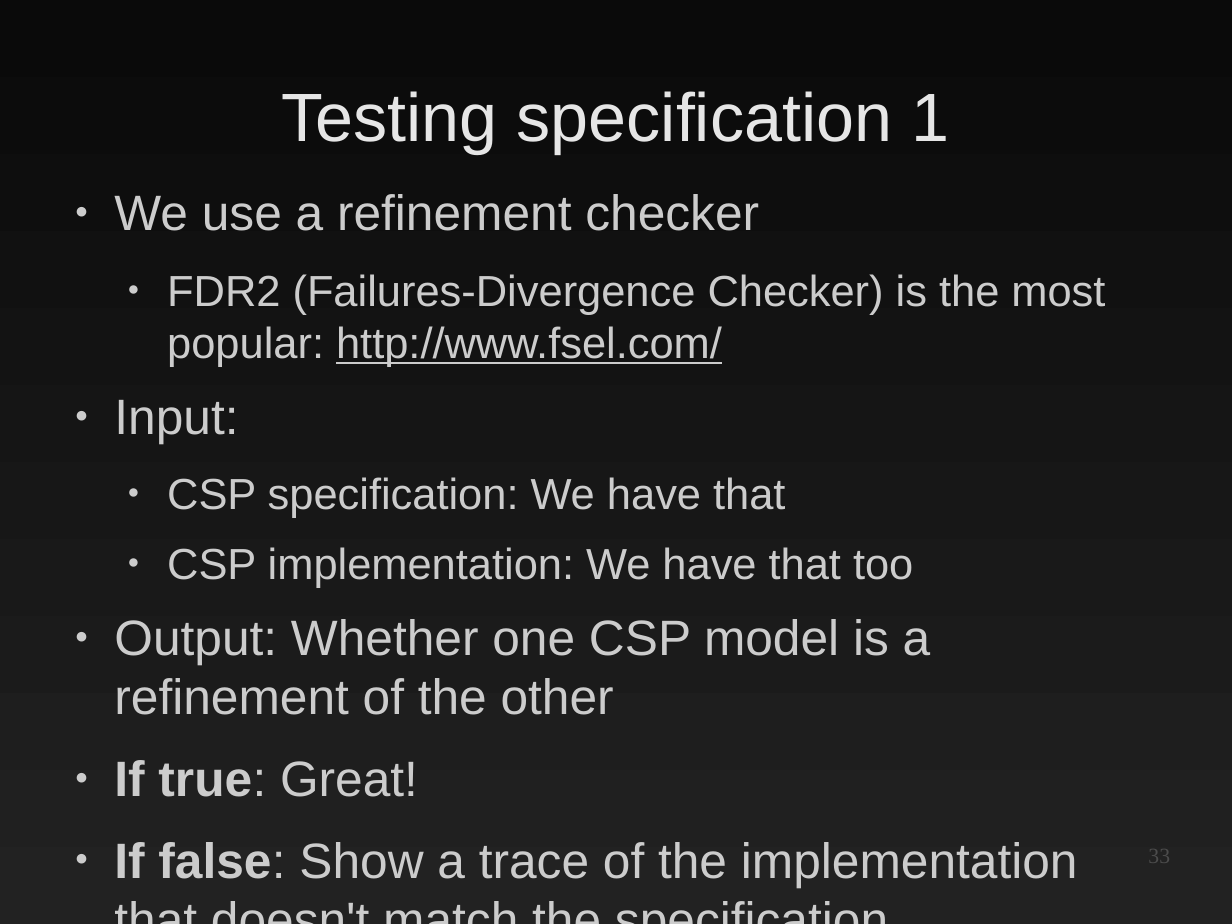
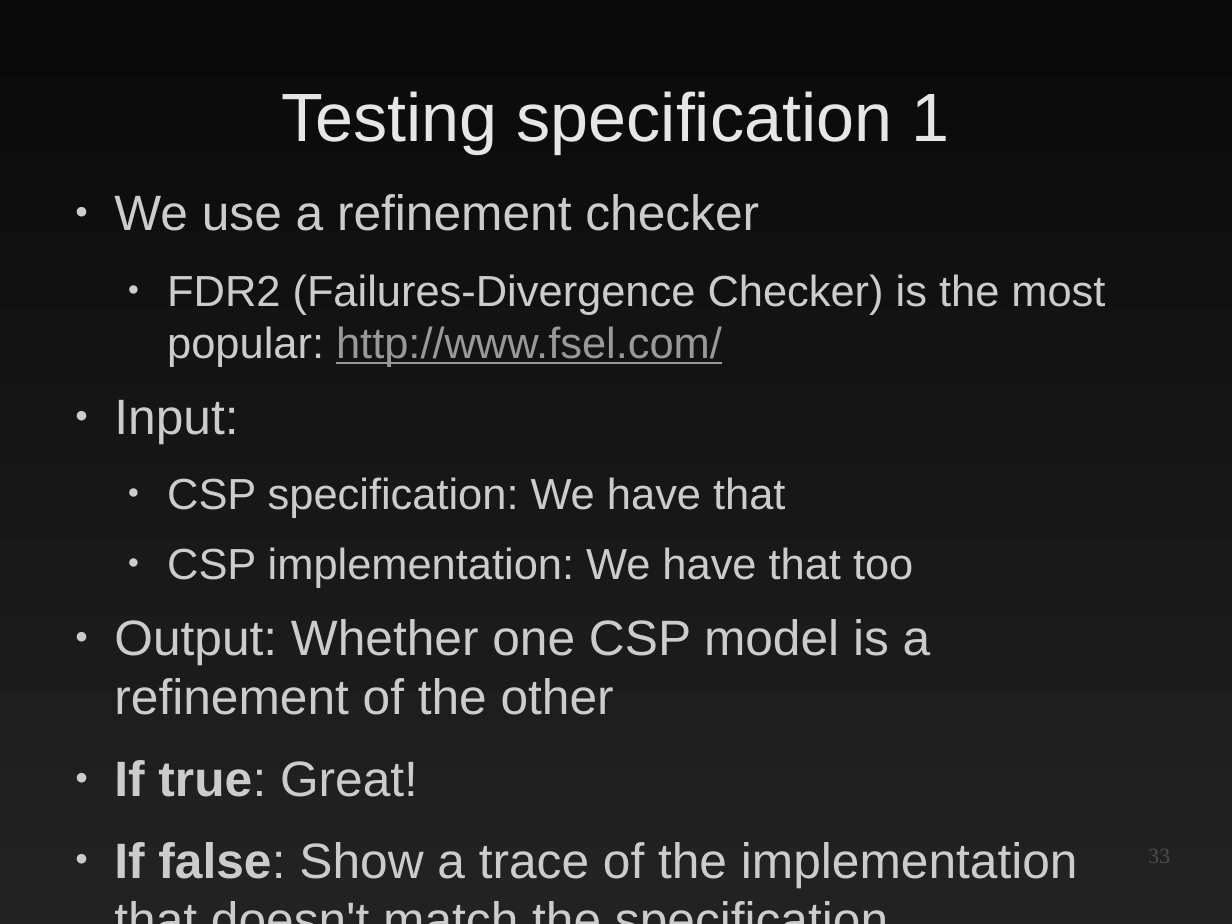
Before and after one commit to EtiennePerot/cs525p, a slide deck: slide 33 of Presentation.odp. Drawn at 1232x924 pixels with LibreOffice and Linux fonts; fonts in the diff are those of the drawing. Boxes give left, top, right and bottom in pixels: in the first picture for what was removed or moved away, otherwise in the second. Text is boxed around its words. In the diff, an @@ line names an element or a change of style, - is before the commit and + after.

Commit message:
Finished all slides

```diff
--- a/Presentation.odp
+++ b/Presentation.odp
@@ text at (167,274,1105,367): text colour #CCCCCC to #999999 in "http://www.fsel.com/" @@
```
Also in this commit, not shown: 3 other slides changed, 8 slides added, 1 other file.
